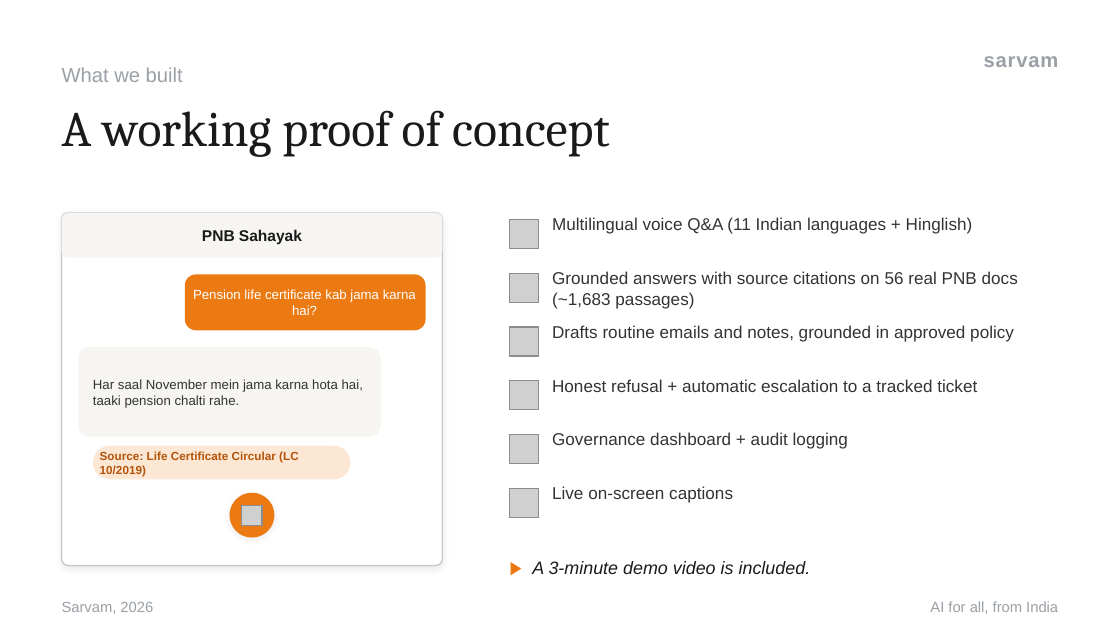
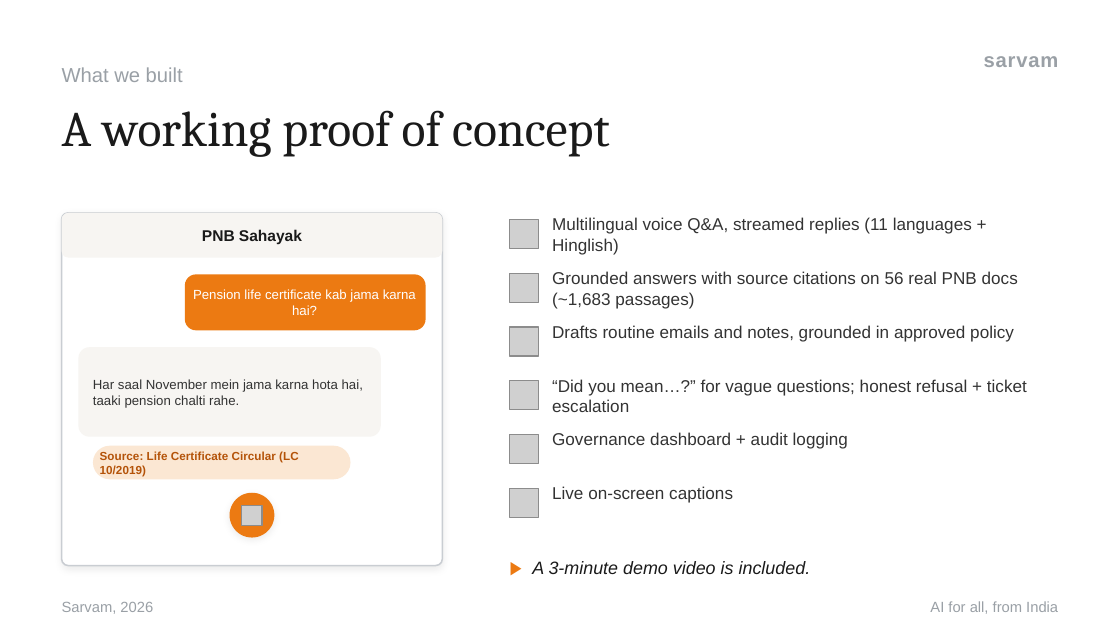
Before and after one commit to vihb09/pnb-sahayak, a slide deck: slide 9 of docs/decks/PNB-Sahayak-Business-Case-and-Architecture.pptx (slide 6 before the commit). Drawn at 1120x630 pixels with LibreOffice and Linux fonts; fonts in the diff are those of the drawing; grey boxes stand for pictures. Boxes give left, top, right and bottom in pixels: in the first picture for what was removed or moved away, otherwise in the second. Text is boxed around its words. In the diff, an @@ line names an element or a change of style, - is before the commit and + after.

```diff
--- a/docs/decks/PNB-Sahayak-Business-Case-and-Architecture.pptx
+++ b/docs/decks/PNB-Sahayak-Business-Case-and-Architecture.pptx
@@ text at (x1=552, y1=217, x2=972, y2=255): text changed @@
-Multilingual voice Q&A (11 Indian languages + Hinglish)
+Multilingual voice Q&A, streamed replies (11 languages + Hinglish)
@@ text at (x1=552, y1=379, x2=1027, y2=412): text changed @@
-Honest refusal + automatic escalation to a tracked ticket
+“Did you mean…?” for vague questions; honest refusal + ticket escalation
```
Also in this commit, not shown: 9 other slides changed, 3 slides added, 8 other files.
